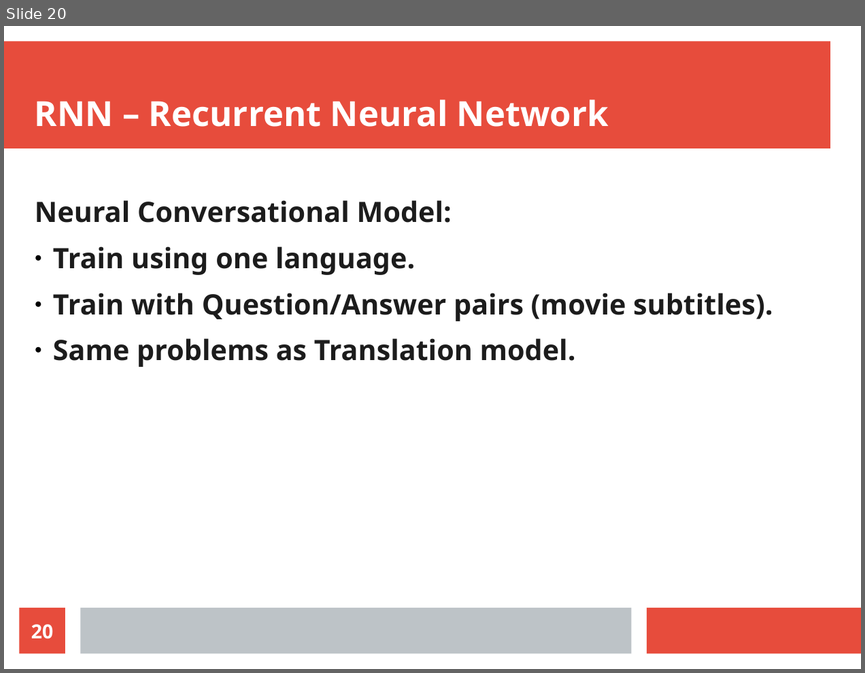
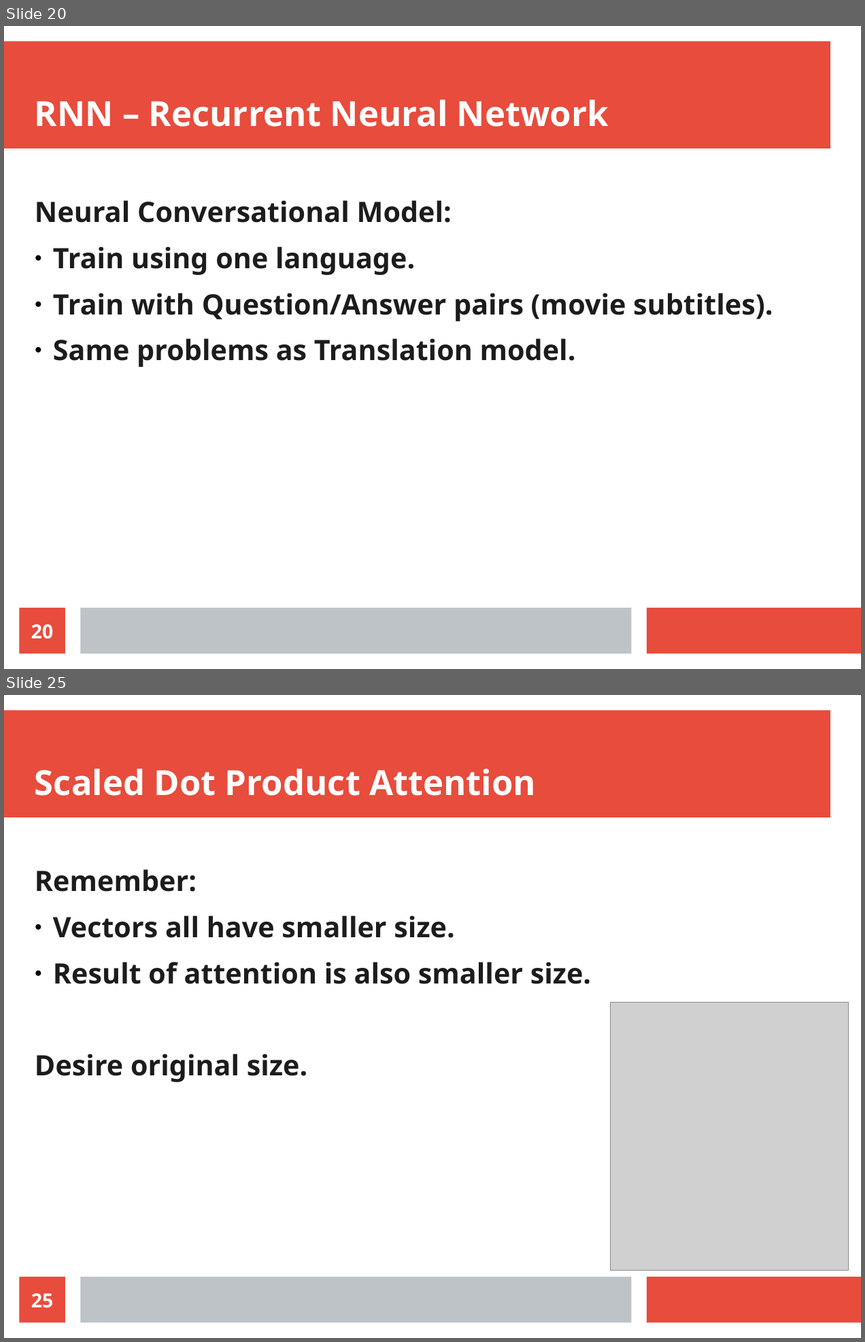
Before and after one commit to radiodee1/liebman_spring20, a slide deck: pdf/thesis_presentation.odp. Shown one above the other, each under a label of ours: slide 20 before the commit, slides 20 and 25 after it; the slides between them are not shown. The pictures are 865x673 and 865x1342 pixels, drawn with LibreOffice and Linux fonts; fonts in the diff are those of the drawing; grey boxes stand for pictures. Boxes give left, top, right and bottom in pixels: in the first picture for what was removed or moved away, otherwise in the second. Text is boxed around its words. In the diff, an @@ line names an element or a change of style, - is before the commit and + after.

```diff
--- a/pdf/thesis_presentation.odp
+++ b/pdf/thesis_presentation.odp
@@ slide 25 added at [4,695,861,1338], background #FFFFFF; not listed: 3 template elements that a slide beside it also shows @@
@@ title added at [35,768,536,796], 32 pt, text #FFFFFF, bold @@
+Scaled Dot Product Attention
@@ text added at [35,869,591,1082], 26 pt, text #1C1C1C, bold @@
+Remember:
+● Vectors all have smaller size.
+● Result of attention is also smaller size.
+Desire original size.
@@ picture added at [611,1002,849,1270] @@
@@ page number added at [20,1276,65,1323], fill #E74C3C, 18 pt, text #FFFFFF, bold @@
+25
```
Also in this commit, not shown: 7 other slides added, 1 other file.
